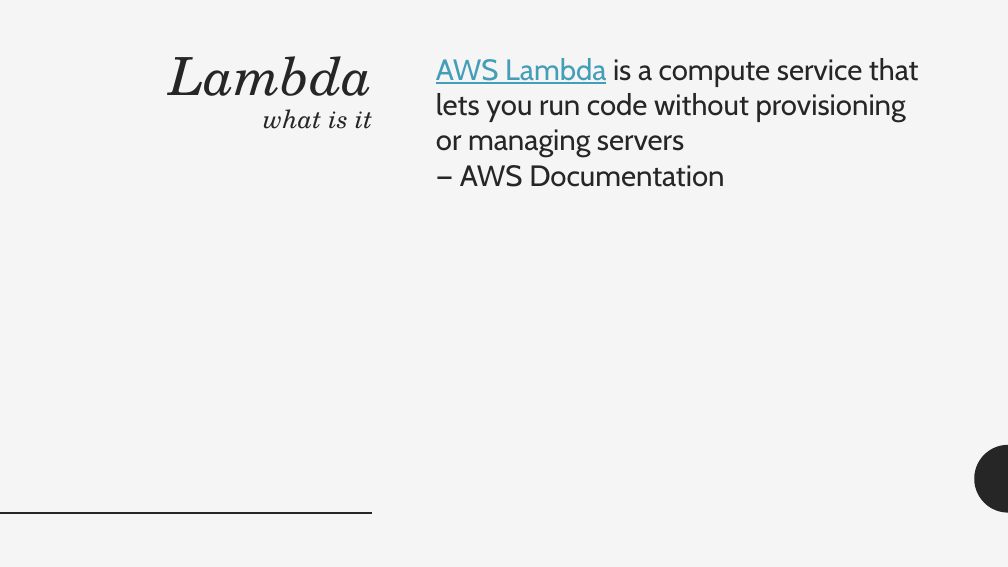
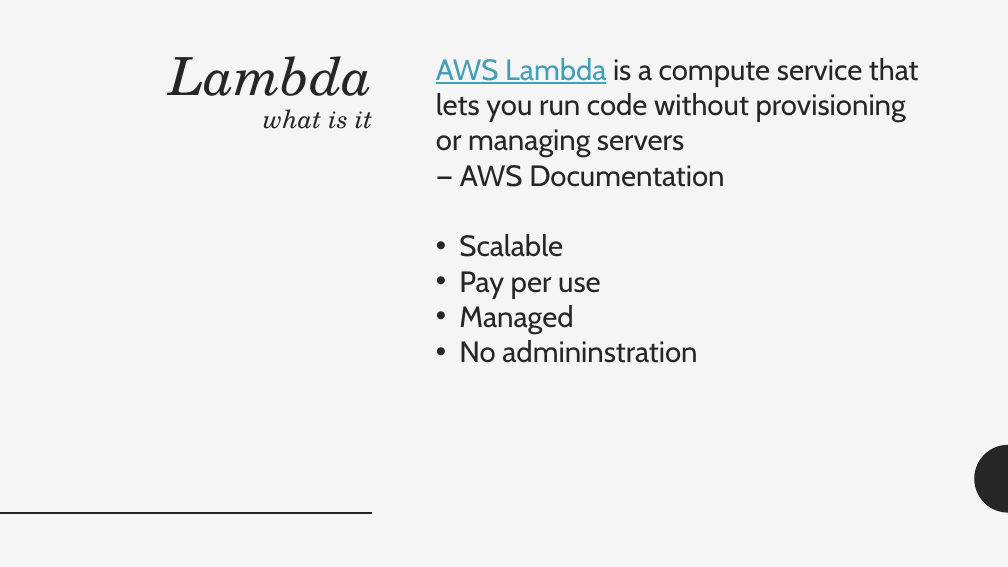
Before and after one commit to adrianpomilio/going-serverless, a slide deck: slide 19 of going-serverless-2017.pptx. Drawn at 1008x567 pixels with LibreOffice and Linux fonts; fonts in the diff are those of the drawing. Boxes give left, top, right and bottom in pixels: in the first picture for what was removed or moved away, otherwise in the second. Text is boxed around its words. In the diff, an @@ line names an element or a change of style, - is before the commit and + after.

Commit message:
added lambda definition slide

```diff
--- a/going-serverless-2017.pptx
+++ b/going-serverless-2017.pptx
@@ text at [459,234,697,363]: paragraphs added @@
+• Scalable
+• Pay per use
+• Managed
+• No admininstration
```
Also in this commit, not shown: 1 slide removed.
